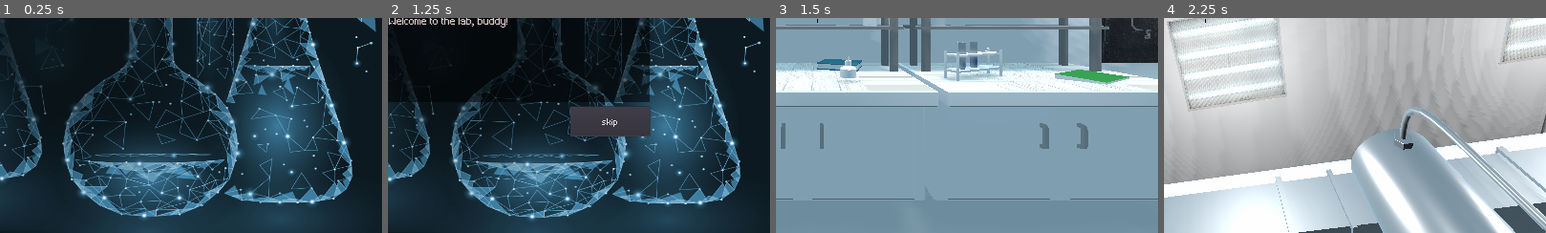
Above: before the commit, frames 1-4 (left to right).
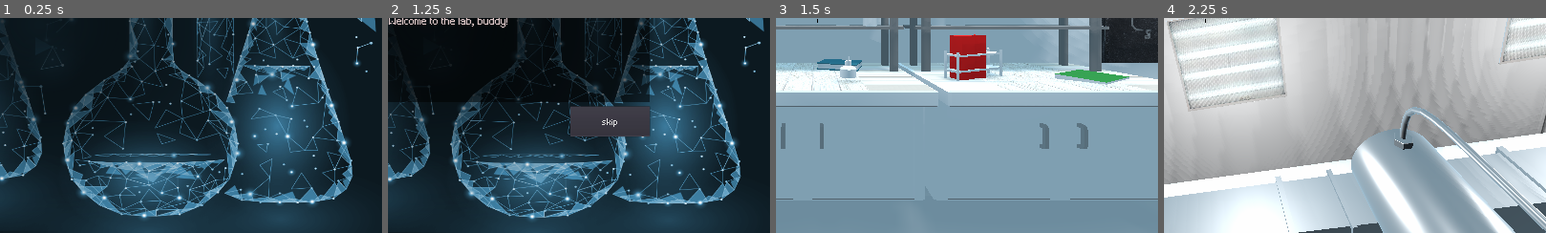
Above: after the commit, the same moments.

Repository: AlinaRinn/ChemLab
Game: Godot game, scene res://scenes/main/main_menu.tscn
Same seed, same stepped clock (60 frames per second), same inputs: the game is played once before the commit and once after it.
Inputs (mouse positions are % of the whole screen's width and height, from its top left):
- Up to frame 1 (0.25 s): no input
- Up to frame 2 (1.25 s): click "Лаборатория 1" at 0.5 s
- Up to frame 3 (1.5 s): click "skip" at 1.25 s
- Up to frame 4 (2.25 s): tap Enter at 2 s; move the mouse to (55, 50) at 2.02 s
The pictures show only the part of the screen within x 45-95%, y 50-100%; the shares and areas given below are measured in that part.

Frames 1-2 are identical in both runs. In frame 3, 1.7% of the frame differs, in the area x 45-55%, y 7-29%; in frame 4, nothing differs.

Commit message:
New binding to objects version 0.5

Diff:
--- a/characters/player.tscn
+++ b/characters/player.tscn
@@ -1,7 +1,4 @@
-[gd_scene load_steps=7 format=2]
-
-[ext_resource path="res://scripts/characters/player_hand.gd" type="Script" id=1]
-[ext_resource path="res://scripts/characters/eye.gd" type="Script" id=2]
+[gd_scene load_steps=4 format=2]
 
 [sub_resource type="GDScript" id=1]
 script/source = "extends KinematicBody
@@ -16,6 +13,8 @@
 var rot_x = 0
 var rot_y = 0
 
+onready var rc = $head/eye
+
 var action_object = null
 
 var in_hand_object = null
@@ -24,6 +23,9 @@
 func action():
 	# Для взаимодействия с объектами
 	# не работает с партиал нодой
+
+	if cast:
+		cast.action()
 
 	if action_object:
 		if action_object.name == 'doorr':
@@ -91,6 +93,19 @@
 	vel.z = pl.z
 	vel = move_and_slide(vel, Vector3.UP)
 
+
+	if rc.is_colliding():
+		cast = rc.get_collider()
+		if !('label' in cast):
+			cast = null
+	else:
+		cast = null
+
+	if cast:
+		G.label.text = cast.label + ' ('+cast.on_act_label+')'
+	else:
+		G.label.text
+
 func _input(e):
 	# Обрабатываем движение мышкой
 	if e is InputEventMouseMotion:
@@ -115,11 +130,10 @@
 
 [sub_resource type="CubeMesh" id=3]
 
-[sub_resource type="RayShape" id=4]
-length = 4.0
-
 [node name="player" type="KinematicBody"]
 transform = Transform( 1, 0, 0, 0, 1, 0, 0, 0, 1, 0, 0.84756, 0 )
+collision_layer = 2
+collision_mask = 5
 script = SubResource( 1 )
 
 [node name="shape" type="CollisionShape" parent="."]
@@ -132,8 +146,10 @@
 [node name="eye" type="RayCast" parent="head"]
 enabled = true
 cast_to = Vector3( 0, 0, -3 )
+collision_mask = 4
 collide_with_areas = true
-script = ExtResource( 2 )
+
+[node name="Camera" type="Camera" parent="head"]
 
 [node name="player_hand" type="Spatial" parent="head"]
 transform = Transform( 1, 0, 0, 0, 1, 0, 0, 0, 1, 0.22945, -0.453396, -2 )
@@ -142,16 +158,3 @@
 transform = Transform( 0.03, 0, 0, 0, 0.03, 0, 0, 0, 0.03, 0, 0, 0 )
 visible = false
 mesh = SubResource( 3 )
-
-[node name="Area" type="Area" parent="head"]
-transform = Transform( -1, 0, -8.74228e-08, 0, 1, 0, 8.74228e-08, 0, -1, 0, 0, 0 )
-script = ExtResource( 1 )
-
-[node name="CollisionShape" type="CollisionShape" parent="head/Area"]
-transform = Transform( 1, 0, 0, 0, 1, 0, 0, 0, 1, 0, 0, -0.5 )
-shape = SubResource( 4 )
-
-[node name="Camera" type="Camera" parent="head"]
-
-[connection signal="body_entered" from="head/Area" to="head/Area" method="_on_Area_body_entered"]
-[connection signal="body_exited" from="head/Area" to="head/Area" method="_on_Area_body_exited"]
--- a/objects/interactive/tube.tscn
+++ b/objects/interactive/tube.tscn
@@ -2,7 +2,7 @@
 
 [ext_resource path="res://assets/models/tube_type_0.obj" type="ArrayMesh" id=1]
 [ext_resource path="res://scripts/objects/interactive/flask_script.gd" type="Script" id=2]
-[ext_resource path="res://objects/target.tscn" type="PackedScene" id=3]
+[ext_resource path="res://scenes/main/interactive.tscn" type="PackedScene" id=3]
 [ext_resource path="res://scripts/objects/interactive/flask_input.gd" type="Script" id=4]
 [ext_resource path="res://objects/elements/water.tscn" type="PackedScene" id=5]
 
@@ -44,13 +44,6 @@
 mesh = ExtResource( 1 )
 material/0 = SubResource( 2 )
 
-[node name="target" parent="flaskk/CollisionShape/probirka" instance=ExtResource( 3 )]
-transform = Transform( 0.132492, 0, 0, 0, 0.387313, 0, 0, 0, 0.125721, 3.11479, 3.39172, -3.18366 )
-target_name = "Пробирка"
-target_id = "9003"
-target_other = "(Без пометок)"
-delete_parent = false
-
 [node name="element_1" parent="flaskk/CollisionShape/probirka" instance=ExtResource( 5 )]
 transform = Transform( 1, 0, 0, 0, 1, 0, 0, 0, 1, 3.12313, 3.30867, -3.19543 )
 visible = false
@@ -73,3 +66,8 @@
 
 [node name="anim" type="AnimationPlayer" parent="flaskk"]
 anims/drug = SubResource( 3 )
+
+[node name="interactive" parent="." instance=ExtResource( 3 )]
+transform = Transform( 0.160006, 0, 0, 0, 0.49701, 0, 0, 0, 0.142285, 0, 0, 0 )
+label = "123123"
+on_action = "get_flask"
--- a/scenes/main/gui.gd
+++ b/scenes/main/gui.gd
@@ -1,4 +1,7 @@
 extends Control
+
+func _ready():
+	G.label = $target_name
 
 func set_target_name(name, _other):
 	$target_name.text = name
--- /dev/null
+++ b/scenes/main/interactive.gd
@@ -0,0 +1,20 @@
+extends Area
+
+export var label = ''
+export var on_action = ''
+export var on_act_label = ''
+
+
+func _ready():
+	pass
+	#$MeshInstance.hide()
+
+
+func action():
+	var prt = get_parent()
+
+	if on_action:
+		if prt.has_method(on_action):
+			prt.call(on_action)
+		else:
+			print(on_action+' не существует')
--- /dev/null
+++ b/scenes/main/interactive.tscn
@@ -0,0 +1,22 @@
+[gd_scene load_steps=5 format=2]
+
+[ext_resource path="res://scenes/main/interactive.gd" type="Script" id=1]
+
+[sub_resource type="CubeMesh" id=2]
+
+[sub_resource type="SpatialMaterial" id=3]
+albedo_color = Color( 1, 0.0509804, 0.0509804, 1 )
+
+[sub_resource type="BoxShape" id=1]
+
+[node name="interactive" type="Area"]
+collision_layer = 4
+collision_mask = 0
+script = ExtResource( 1 )
+
+[node name="MeshInstance" type="MeshInstance" parent="."]
+mesh = SubResource( 2 )
+material/0 = SubResource( 3 )
+
+[node name="CollisionShape" type="CollisionShape" parent="."]
+shape = SubResource( 1 )
--- a/scripts/global.gd
+++ b/scripts/global.gd
@@ -18,6 +18,9 @@
 
 var player
 
+var game
+var label =''
+
 func pause(p=true):
 	get_tree().paused = p
 	Input.set_mouse_mode(Input.MOUSE_MODE_CAPTURED if p else Input.MOUSE_MODE_VISIBLE)
--- a/scripts/objects/interactive/flask_input.gd
+++ b/scripts/objects/interactive/flask_input.gd
@@ -21,7 +21,7 @@
 
 
 func get_flask():
-	G.player.get_to_hand("res://objects/complite/interactive/flask.tscn")
+	#G.player.get_to_hand("res://objects/complite/interactive/flask.tscn")
 	queue_free()
 
 
